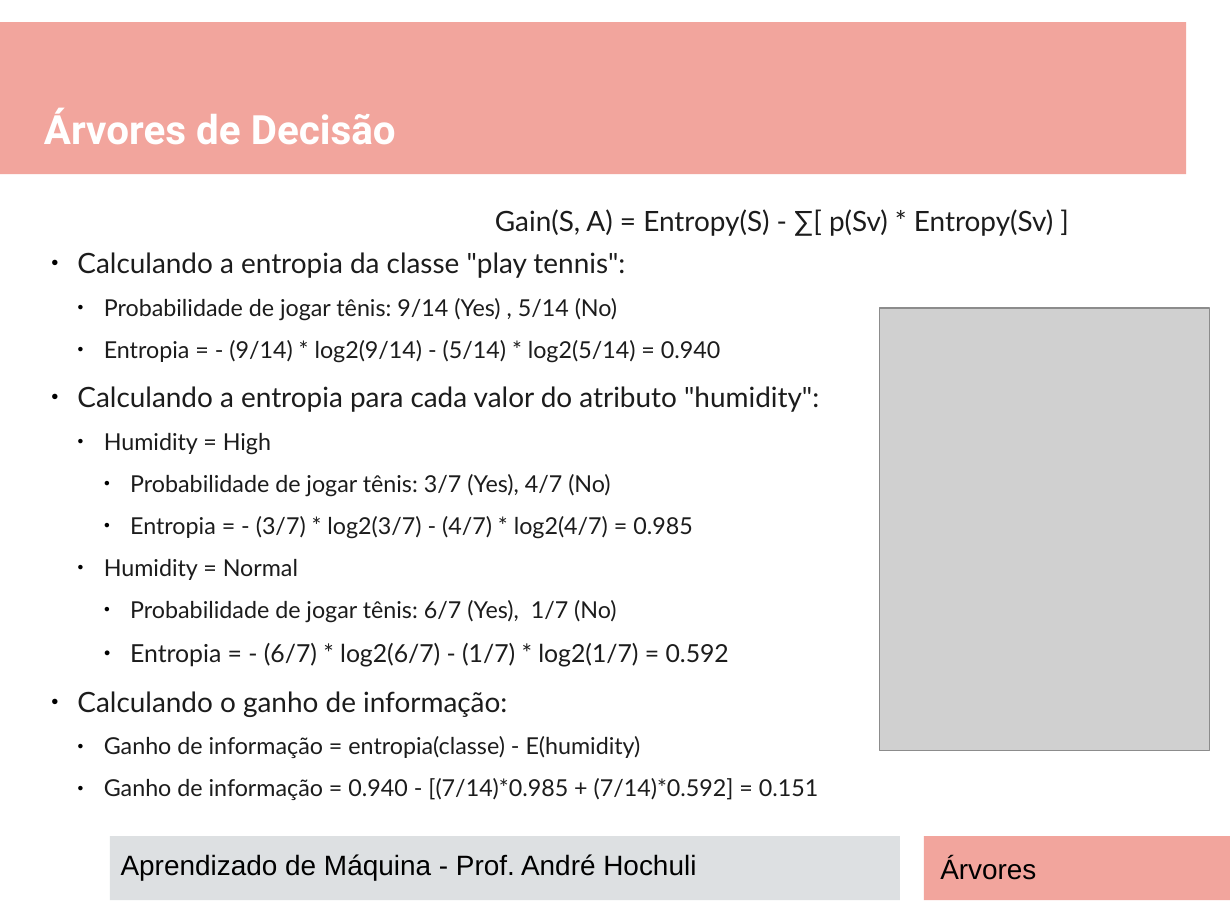
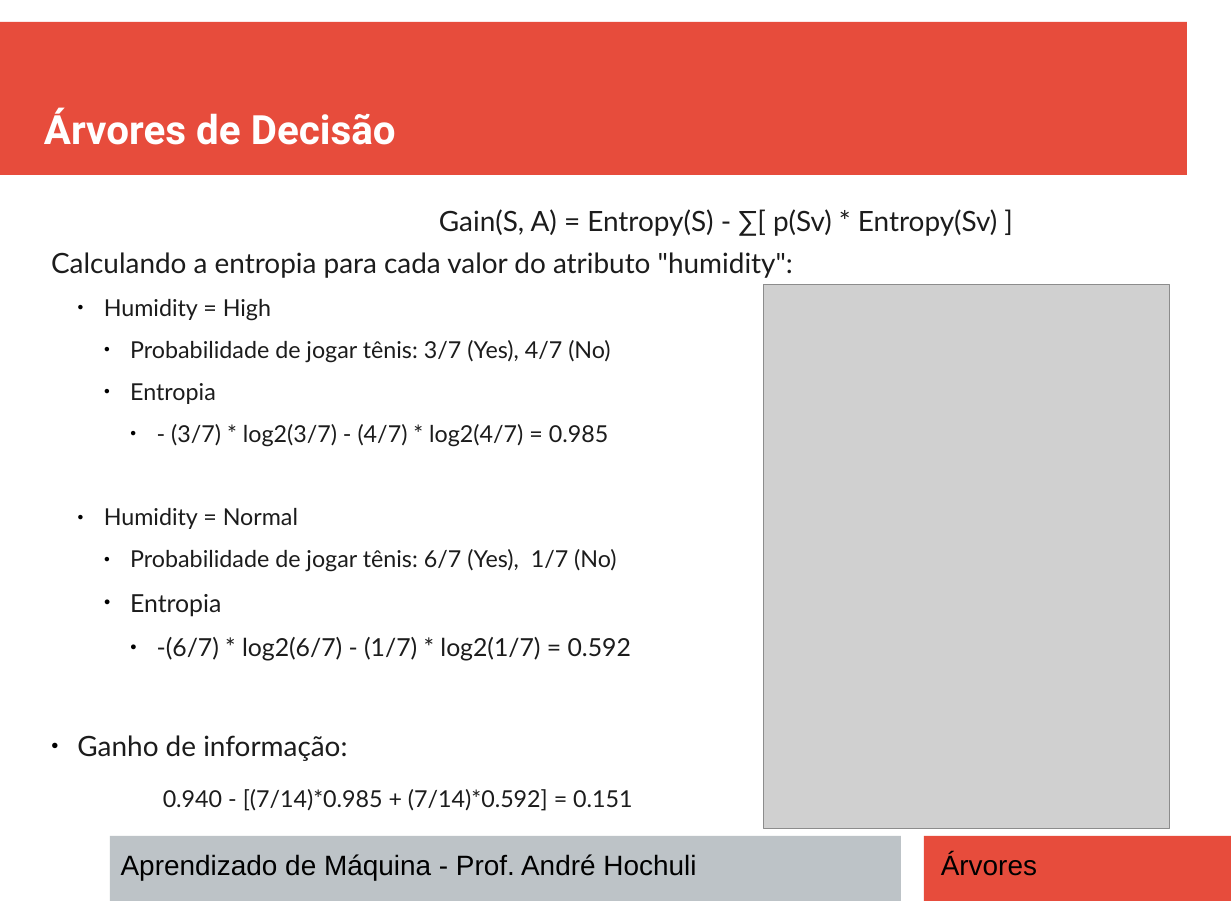
Before and after one commit to andrehochuli/teaching, a slide deck: slide 12 of AprendizadoMaquina/Tópico 02 - Aprendizado Supervisionado/ARVORES DECISÃO/Tópico 02 - Aprendizado-Supervisionado - Arvores.pptx (slide 11 before the commit). Drawn at 1232x924 pixels with LibreOffice and Linux fonts; fonts in the diff are those of the drawing; grey boxes stand for pictures. Boxes give left, top, right and bottom in pixels: in the first picture for what was removed or moved away, otherwise in the second. Text is boxed around its words. In the diff, an @@ line names an element or a change of style, - is before the commit and + after.

```diff
--- a/AprendizadoMaquina/Tópico 02 - Aprendizado Supervisionado/ARVORES DECISÃO/Tópico 02 - Aprendizado-Supervisionado - Arvores.pptx
+++ b/AprendizadoMaquina/Tópico 02 - Aprendizado Supervisionado/ARVORES DECISÃO/Tópico 02 - Aprendizado-Supervisionado - Arvores.pptx
@@ rectangle at [0, 22, 1187, 176]: fill #E74C3C at 50% opacity to #E74C3C @@
@@ text "Gain(S, A) = Entropy(S) - ...": place and size @@
-text "Gain(S, A) = Entropy(S) - ..." at [495, 209, 1053, 236]
+text "Gain(S, A) = Entropy(S) - ..." at [439, 209, 997, 236]
@@ text at [51, 252, 793, 278]: bullet ● to none @@
@@ text at [77, 252, 720, 363]: paragraphs removed @@
-● Calculando a entropia da classe "play tennis":
-  ● Probabilidade de jogar tênis: 9/14 (Yes) , 5/14 (No)
-  ● Entropia = - (9/14) * log2(9/14) - (5/14) * log2(5/14) = 0.940
@@ picture: place and size @@
-picture at [880, 309, 1210, 751]
+picture at [764, 284, 1169, 828]
@@ text at [130, 383, 216, 404]: text changed @@
-    ● Entropia = - (3/7) * log2(3/7) - (4/7) * log2(4/7) = 0.985
+    ● Entropia
+      ● - (3/7) * log2(3/7) - (4/7) * log2(4/7) = 0.985
@@ text at [77, 594, 632, 811]: text changed; size 15 to 16 pt @@
-    ● Entropia = - (6/7) * log2(6/7) - (1/7) * log2(1/7) = 0.592
-● Calculando o ganho de informação:
-  ● Ganho de informação = entropia(classe) - E(humidity)
-  ● Ganho de informação = 0.940 - [(7/14)*0.985 + (7/14)*0.592] = 0.151
+    ● Entropia
+      ● -(6/7) * log2(6/7) - (1/7) * log2(1/7) = 0.592
+● Ganho de informação:
+0.940 - [(7/14)*0.985 + (7/14)*0.592] = 0.151
@@ rectangle at [110, 836, 901, 901]: fill #BDC3C7 at 50% opacity to #BDC3C7 @@
@@ rectangle at [925, 836, 1232, 901]: fill #E74C3C at 50% opacity to #E74C3C @@
@@ text "Árvores": place and size @@
-text "Árvores" at [940, 857, 1036, 880]
+text "Árvores" at [941, 853, 1037, 876]
```
Also in this commit, not shown: 15 other slides changed, 1 slide added, 1 other file.
